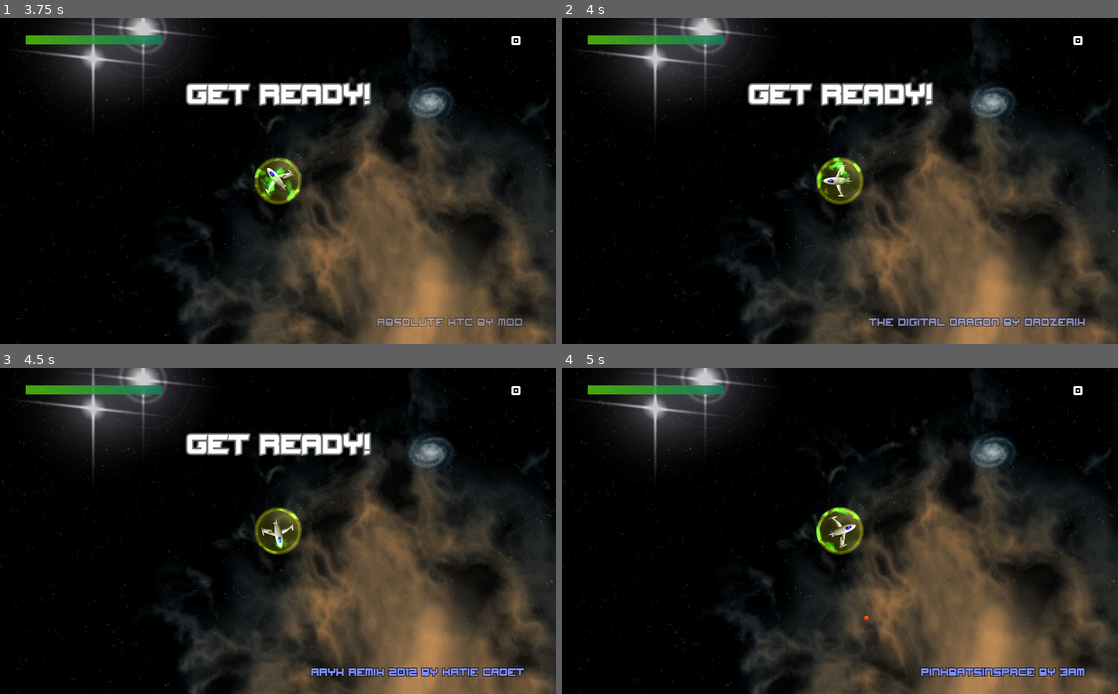
Above: before the commit, frames 1-4 (two rows, left to right).
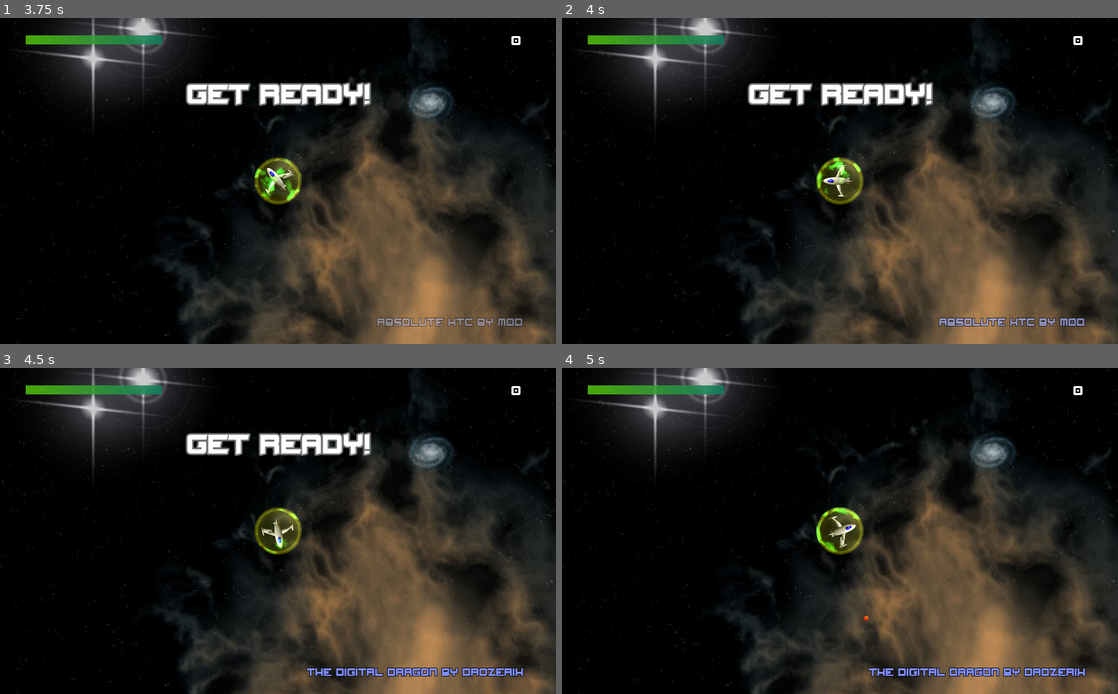
Above: after the commit, the same moments.

Repository: odahoda/asteroids
Game: Godot game, scene res://game.tscn
Same seed, same stepped clock (60 frames per second), same inputs: the game is played once before the commit and once after it. Sound files missing from this copy of the repository are replaced by a short silence.
Inputs:
- Up to frame 1 (3.75 s): click "Highscores" at 0.5 s; tap Enter (ui_accept) at 1.25, 1.52, 2.27 s; hold Up (ui_up) 1.28-2.75 s; click "Play" at 2.75 s; hold Left (ui_left) from 3.53 s (still down)
- Up to frame 2 (4 s): keep holding Left (ui_left)
- Up to frame 3 (4.5 s): keep holding Left (ui_left)
- Up to frame 4 (5 s): keep holding Left (ui_left); tap Enter (ui_accept) at 4.52 s

Frame 1 is identical in both runs. In frame 2, 0.7% of the frame differs, in the area x 55-95%, y 91-95%; in frame 3, 0.7%; in frame 4, 0.7%.
Error after the commit: Invalid call. Nonexistent function 'queue_free' in base 'AudioStreamOGGVorbis'. (res://music_player.gd:64)

Commit message:
One global music player with async loading.

Diff:
--- a/game.gd
+++ b/game.gd
@@ -19,6 +19,7 @@
 
 func set_state(state: String) -> void:
 	if state == 'menu':
+		assert(main_menu == null)
 		Input.set_mouse_mode(Input.MOUSE_MODE_VISIBLE)
 		main_menu = main_menu_scene.instance()
 		main_menu.connect('quit_pressed', self, 'quit_game')
@@ -28,9 +29,11 @@
 		add_child(main_menu)
 
 	elif state == 'highscores':
+		assert(main_menu != null)
 		main_menu.queue_free()
 		main_menu = null
 
+		assert(hall_of_fame == null)
 		hall_of_fame = hall_of_fame_scene.instance()
 		hall_of_fame.connect('closed', self, 'highscores_finished')
 		add_child(hall_of_fame)
@@ -40,14 +43,17 @@
 		$settings.fade_in()
 
 	elif state == 'play':
+		assert(main_menu != null)
 		main_menu.queue_free()
 		main_menu = null
 
+		assert(level == null)
 		level = level_scene.instance()
 		level.connect('finished', self, 'level_finished')
 		add_child(level)
 
 	elif state == 'quit':
+		assert(main_menu != null)
 		main_menu.queue_free()
 		main_menu = null
 		get_tree().quit()
@@ -56,37 +62,50 @@
 		print("huh?")
 
 func quit_game() -> void:
+	print("quit_game")
 	Input.set_mouse_mode(Input.MOUSE_MODE_HIDDEN)
+	$music_player.fade_out()
 	main_menu.fade_out(self, 'set_state', ['quit'])
 
 func show_highscores() -> void:
+	print("show_highscores")
 	Input.set_mouse_mode(Input.MOUSE_MODE_HIDDEN)
 	main_menu.fade_out(self, 'set_state', ['highscores'])
 
 func highscores_finished() -> void:
+	print("highscore_finished")
+	assert(hall_of_fame != null)
 	hall_of_fame.queue_free()
 	hall_of_fame = null
 	set_state('menu')
 
 func show_settings() -> void:
+	print("show_settings")
 	main_menu.fade_out(self, 'set_state', ['settings'])
 
 func settings_finished() -> void:
+	print("settings_finished")
 	$settings.visible = false
 	set_state('menu')
 
 func start_level() -> void:
+	print("start_level")
 	Input.set_mouse_mode(Input.MOUSE_MODE_HIDDEN)
 	main_menu.fade_out(self, 'set_state', ['play'])
 
 func level_finished() -> void:
+	print("level_finished")
 	var score = level.score
 	level.queue_free()
 	level = null
 	if score > 0:
+		assert(hall_of_fame == null)
 		hall_of_fame = hall_of_fame_scene.instance()
 		hall_of_fame.set_score(score)
 		hall_of_fame.connect('closed', self, 'highscores_finished')
 		add_child(hall_of_fame)
+
+		$music_player.play_song("res://assets/ac-mp.ogg")
+
 	else:
 		set_state('menu')
--- a/game.tscn
+++ b/game.tscn
@@ -1,8 +1,9 @@
-[gd_scene load_steps=4 format=2]
+[gd_scene load_steps=5 format=2]
 
 [ext_resource path="res://game.gd" type="Script" id=1]
 [ext_resource path="res://settings.tscn" type="PackedScene" id=2]
 [ext_resource path="res://assets/background.jpeg" type="Texture" id=3]
+[ext_resource path="res://music_player.gd" type="Script" id=4]
 
 [node name="game" type="CanvasLayer"]
 script = ExtResource( 1 )
@@ -17,3 +18,9 @@
 }
 
 [node name="settings" parent="." instance=ExtResource( 2 )]
+
+[node name="music_player" type="AudioStreamPlayer" parent="."]
+bus = "music"
+script = ExtResource( 4 )
+
+[node name="fade" type="Tween" parent="music_player"]
--- a/level.gd
+++ b/level.gd
@@ -19,19 +19,20 @@
 onready var expl4_snd = [$expl4_snd1, $expl4_snd2, $expl4_snd3]
 var expl4_snd_idx = 0
 onready var music = [
-	[$music1, "absolute xtc by m0d"],
-	[$music2, "The Digital Dragon by Drozerix"],
-	[$music3, "Aryx Remix 2012 by Katie Cadet"],
-	[$music4, "PinkBatsinSpace by JAM"],
+	['res://assets/absolu.ogg', "absolute xtc by m0d"],
+	['res://assets/the_digital_dragon.ogg', "The Digital Dragon by Drozerix"],
+	['res://assets/miafan2010_-_aryx_remix_2012.ogg', "Aryx Remix 2012 by Katie Cadet"],
+	['res://assets/pinkbats.ogg', "PinkBatsinSpace by JAM"],
 ]
 var music_idx = 0
 
 func _ready() -> void:
 	randomize()
 
-	var m = range(len(music))
-	m.shuffle()
-	play_next_song()
+	var music_player = get_node('/root/game/music_player')
+	if music_player != null:
+		music_player.connect('finished', self, 'play_next_song')
+		play_next_song()
 
 	$HUD/score.text = "%s" % score
 	animated_health = health
@@ -76,9 +77,8 @@
 		emit_signal('finished')
 
 func play_next_song():
-	var n = music[music_idx][0]
-	n.play()
-	n.connect('finished', self, 'play_next_song', [], CONNECT_ONESHOT)
+	var music_player = get_node('/root/game/music_player')
+	music_player.play_song(music[music_idx][0])
 	$HUD/songinfo.text = music[music_idx][1]
 	$HUD/songinfo/fade.play('fade')
 	music_idx = (music_idx + 1) % len(music)
--- a/level.tscn
+++ b/level.tscn
@@ -1,13 +1,9 @@
-[gd_scene load_steps=22 format=2]
+[gd_scene load_steps=18 format=2]
 
 [ext_resource path="res://level.gd" type="Script" id=1]
 [ext_resource path="res://assets/expl4.wav" type="AudioStream" id=2]
 [ext_resource path="res://assets/laser.wav" type="AudioStream" id=3]
 [ext_resource path="res://assets/stellarkombat.ttf" type="DynamicFontData" id=4]
-[ext_resource path="res://assets/pinkbats.ogg" type="AudioStream" id=5]
-[ext_resource path="res://assets/absolu.ogg" type="AudioStream" id=6]
-[ext_resource path="res://assets/the_digital_dragon.ogg" type="AudioStream" id=7]
-[ext_resource path="res://assets/miafan2010_-_aryx_remix_2012.ogg" type="AudioStream" id=8]
 [ext_resource path="res://paused.gd" type="Script" id=9]
 
 [sub_resource type="DynamicFont" id=1]
@@ -306,23 +302,3 @@
 stream = ExtResource( 3 )
 volume_db = -7.116
 bus = "sfx"
-
-[node name="music1" type="AudioStreamPlayer" parent="."]
-pause_mode = 2
-stream = ExtResource( 6 )
-bus = "music"
-
-[node name="music2" type="AudioStreamPlayer" parent="."]
-pause_mode = 2
-stream = ExtResource( 7 )
-bus = "music"
-
-[node name="music3" type="AudioStreamPlayer" parent="."]
-pause_mode = 2
-stream = ExtResource( 8 )
-bus = "music"
-
-[node name="music4" type="AudioStreamPlayer" parent="."]
-pause_mode = 2
-stream = ExtResource( 5 )
-bus = "music"
--- a/main_menu.gd
+++ b/main_menu.gd
@@ -16,7 +16,11 @@
 	settings_button.connect('button_up', self, 'emit_signal', ['settings_pressed'])
 	$animations.play('fade_in')
 	$animations.seek(0, true)
-	$music.play()
+
+	var music_player = get_node('/root/game/music_player')
+	if music_player != null:
+		music_player.play_song("res://assets/ac-ll.ogg")
+
 	play_button.grab_focus()
 
 func _input(event):
--- a/main_menu.tscn
+++ b/main_menu.tscn
@@ -1,10 +1,9 @@
-[gd_scene load_steps=11 format=2]
+[gd_scene load_steps=10 format=2]
 
 [ext_resource path="res://gui_theme.tres" type="Theme" id=1]
 [ext_resource path="res://credits.gd" type="Script" id=2]
 [ext_resource path="res://assets/stellarkombat.ttf" type="DynamicFontData" id=3]
 [ext_resource path="res://main_menu.gd" type="Script" id=4]
-[ext_resource path="res://assets/ac-ll.ogg" type="AudioStream" id=5]
 
 [sub_resource type="CanvasItemMaterial" id=1]
 
@@ -45,18 +44,6 @@
 "transitions": PoolRealArray( 1, 1 ),
 "update": 0,
 "values": [ Color( 1, 1, 1, 1 ), Color( 1, 1, 1, 0 ) ]
-}
-tracks/1/type = "value"
-tracks/1/path = NodePath("music:volume_db")
-tracks/1/interp = 1
-tracks/1/loop_wrap = true
-tracks/1/imported = false
-tracks/1/enabled = true
-tracks/1/keys = {
-"times": PoolRealArray( 0, 0.5 ),
-"transitions": PoolRealArray( 1, 1 ),
-"update": 0,
-"values": [ 0.0, -40.046 ]
 }
 
 [node name="main_menu" type="CanvasLayer"]
@@ -174,7 +161,3 @@
 [node name="animations" type="AnimationPlayer" parent="."]
 anims/fade_in = SubResource( 4 )
 anims/fade_out = SubResource( 5 )
-
-[node name="music" type="AudioStreamPlayer" parent="."]
-stream = ExtResource( 5 )
-bus = "music"
--- /dev/null
+++ b/music_player.gd
@@ -0,0 +1,66 @@
+extends AudioStreamPlayer
+
+var song_list = null
+var current_song = null
+var mutex = null
+var thread = null
+onready var fade = $fade
+
+func _ready() -> void:
+	mutex = Mutex.new()
+
+func fade_out():
+	var previous_song = stream
+	if stream != null:
+		fade.interpolate_property(self, 'volume_db', 0.0, -40.0, 0.5, Tween.TRANS_LINEAR)
+		fade.start()
+		yield (fade, 'tween_all_completed')
+		stop()
+		stream = null
+		if previous_song != null:
+			previous_song.queue_free()
+	mutex.lock()
+	current_song = null
+	mutex.unlock()
+
+func play_song(path):
+	if thread != null:
+		thread.wait_to_finish()
+
+	mutex.lock()
+	var is_new = current_song != path
+	mutex.unlock()
+	if not is_new:
+		return
+
+	thread = Thread.new()
+	thread.start(self, "__loader", path)
+
+func __loader(path):
+	if stream != null:
+		fade.interpolate_property(self, 'volume_db', 0.0, -40.0, 0.5, Tween.TRANS_LINEAR)
+		fade.start()
+
+	print("Loading song %s" % path)
+	var t1 = OS.get_system_time_msecs()
+	var song = load(path)
+	var t2 = OS.get_system_time_msecs()
+	print("Resource loaded in %dmsec" % (t2 - t1))
+	while fade.is_active():
+		OS.delay_usec(16000)
+	var previous_song = stream
+	if stream != null:
+		stop()
+		stream = null
+	print("Start playback of %s" % path)
+	mutex.lock()
+	current_song = path
+	mutex.unlock()
+	stream = song
+	volume_db = 0.0
+	play()
+
+	if previous_song != null:
+		previous_song.queue_free()
+
+	print("Loader done.")
--- a/settings.gd
+++ b/settings.gd
@@ -16,7 +16,7 @@
 	sound_volume_slider.connect('value_changed', self, '__sound_volume_changed')
 
 func _input(event):
-	if event.is_action_pressed("ui_cancel"):
+	if event.is_action_pressed("ui_cancel") and visible:
 		done_button.grab_focus()
 		fade_out()
 
Not shown, changed: README.org
